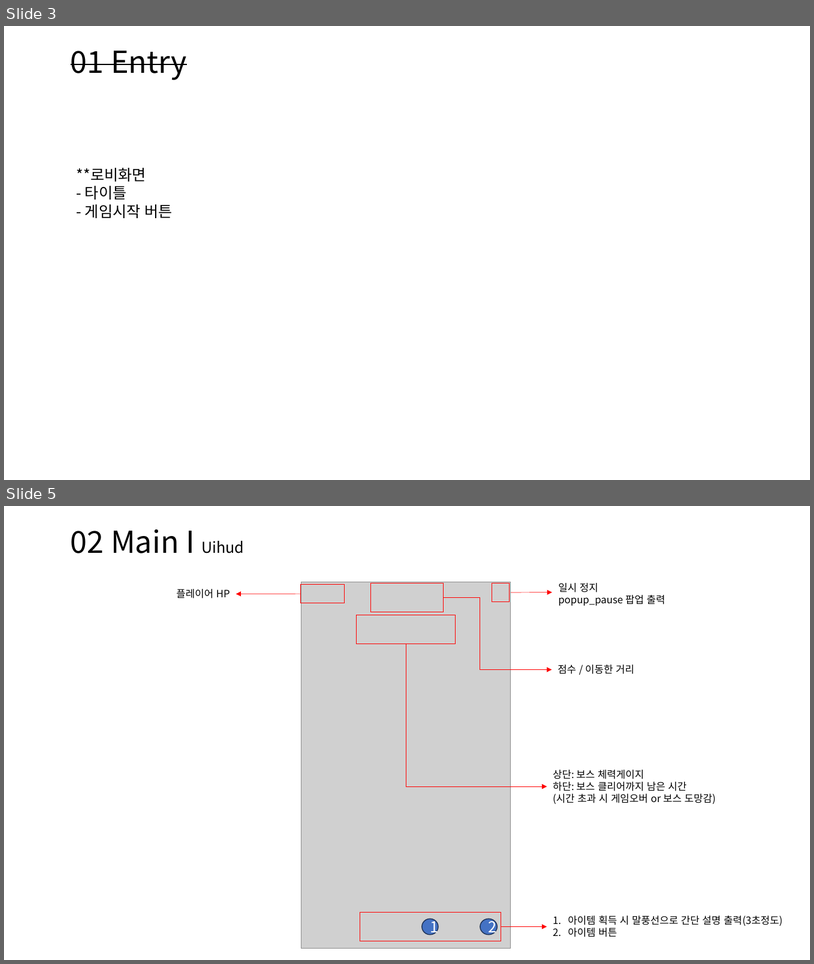
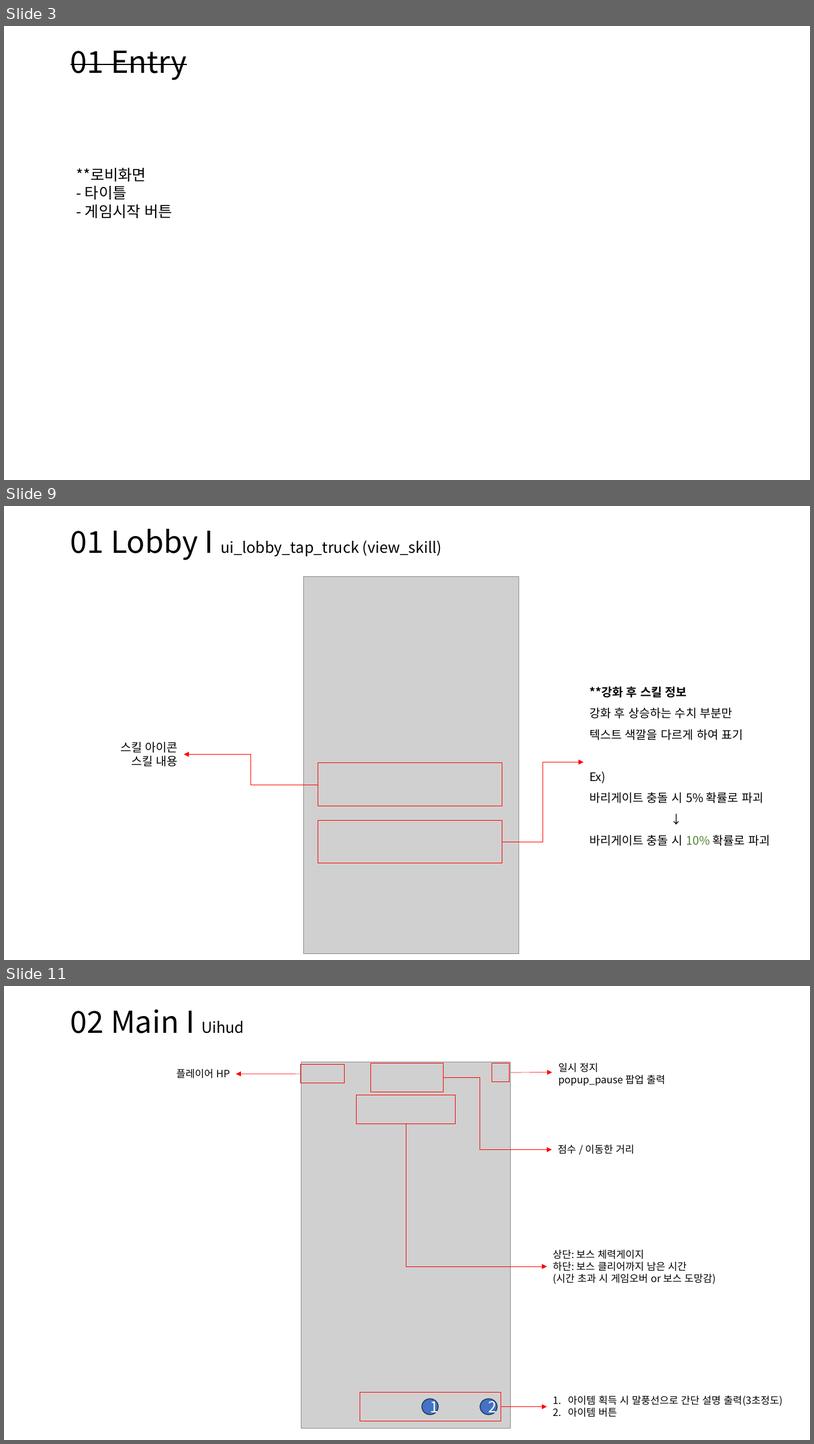
Before and after one commit to scorchLand/kci, a slide deck: 기획서/용사트럭 UI.pptx. Shown one above the other, each under a label of ours: slides 3 and 5 before the commit, slides 3, 9 and 11 after it; the slides between them are not shown. The pictures are 814x964 and 814x1444 pixels, drawn with LibreOffice and Linux fonts; fonts in the diff are those of the drawing; grey boxes stand for pictures. Boxes give left, top, right and bottom in pixels: in the first picture for what was removed or moved away, otherwise in the second. Text is boxed around its words. In the diff, an @@ line names an element or a change of style, - is before the commit and + after.

```diff
--- a/기획서/용사트럭 UI.pptx
+++ b/기획서/용사트럭 UI.pptx
@@ slide 9 added at (x1=4, y1=506, x2=810, y2=960), background #FFFFFF @@
@@ text added at (x1=71, y1=529, x2=442, y2=560), 18 pt, text #000000 @@
+01 Lobby I ui_lobby_tap_truck (view_skill)
@@ picture added at (x1=304, y1=577, x2=519, y2=953) @@
@@ text added at (x1=590, y1=686, x2=770, y2=846), 14 pt, text #000000 @@
+**강화 후 스킬 정보
+강화 후 상승하는 수치 부분만
+텍스트 색깔을 다르게 하여 표기
+Ex)
+바리게이트 충돌 시 5% 확률로 파괴
+↓
+바리게이트 충돌 시 10% 확률로 파괴
@@ text added at (x1=120, y1=741, x2=178, y2=766), 14 pt, text #000000 @@
+스킬 아이콘
+스킬 내용
@@ elbow arrow added from (318, 785) to (184, 754), #FF0000 0.5 pt @@
@@ rectangle added at (x1=318, y1=762, x2=503, y2=805), outline #FF0000 0.75 pt @@
@@ elbow arrow added from (503, 842) to (584, 762), #FF0000 0.5 pt @@
@@ rectangle added at (x1=318, y1=820, x2=503, y2=864), outline #FF0000 0.75 pt @@
@@ what was slide 5 is now slide 11 @@
```
Also in this commit, not shown: 2 slides changed, 5 other slides added, 1 other file.
